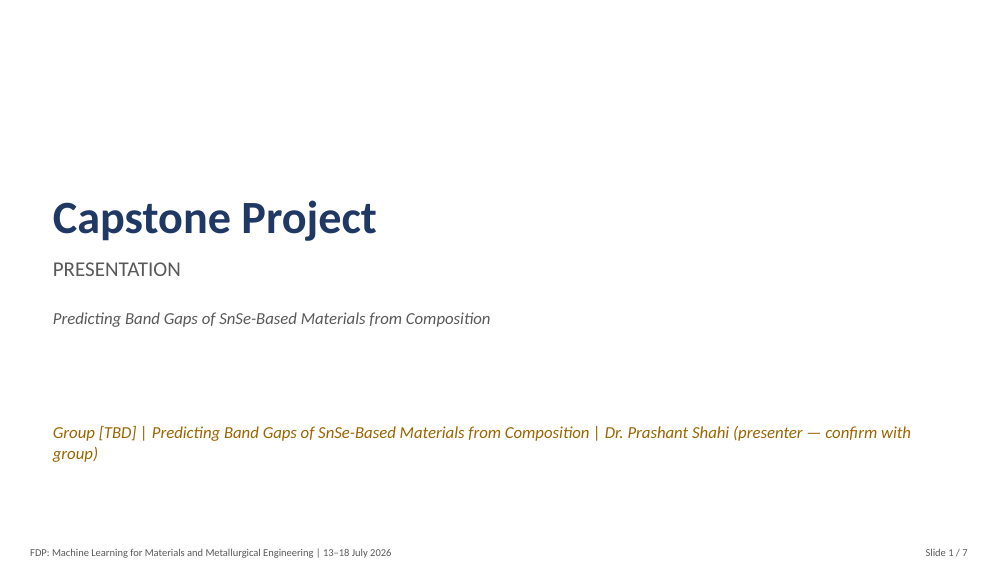
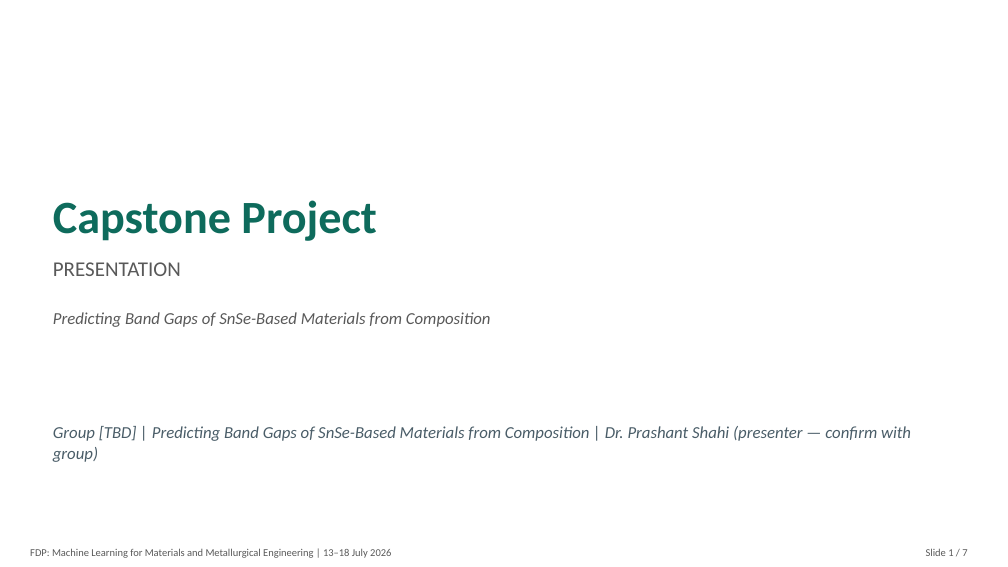
Before and after one commit to ShahiDDU/snse-bandgap-ml-capstone, a slide deck: slide 1 of SnSe_Capstone_Slides.pptx. Drawn at 1008x567 pixels with LibreOffice and Linux fonts; fonts in the diff are those of the drawing. Boxes give left, top, right and bottom in pixels: in the first picture for what was removed or moved away, otherwise in the second. Text is boxed around its words. In the diff, an @@ line names an element or a change of style, - is before the commit and + after.

Commit message:
Recolor theme to teal/emerald + slate, expand slide and report content

```diff
--- a/SnSe_Capstone_Slides.pptx
+++ b/SnSe_Capstone_Slides.pptx
@@ text "Capstone Project" at (53,200,377,241): text colour #1F3864 to #0E6B5C @@
@@ text "Group [TBD] | Predicting Band ..." at (53,426,911,462): text colour #9C6500 to #4A5D68 @@
```
Also in this commit, not shown: 6 other slides changed, 5 other files.
